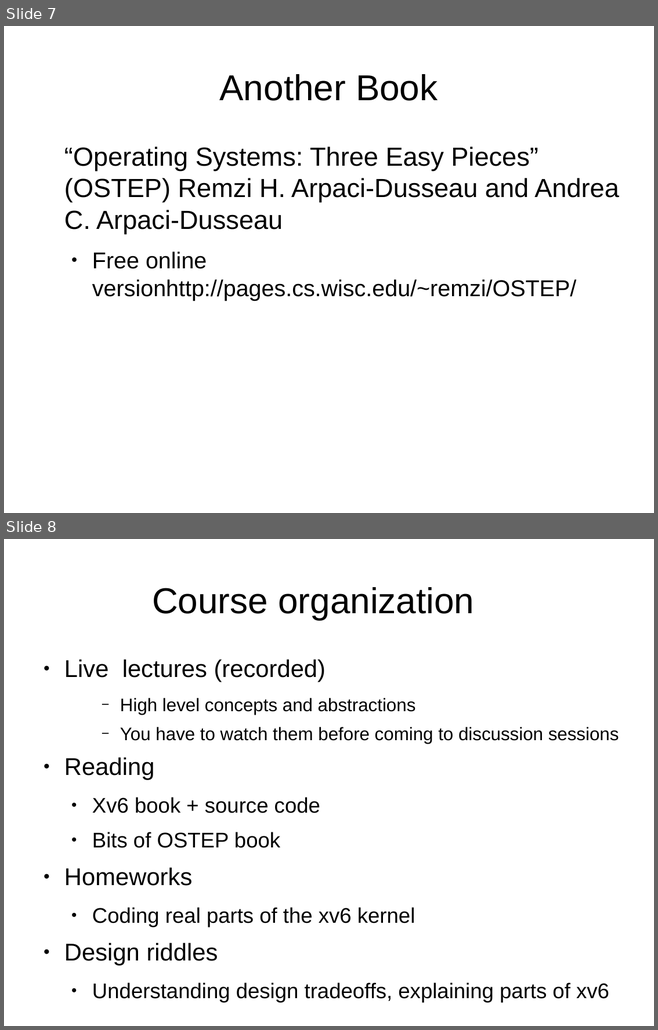
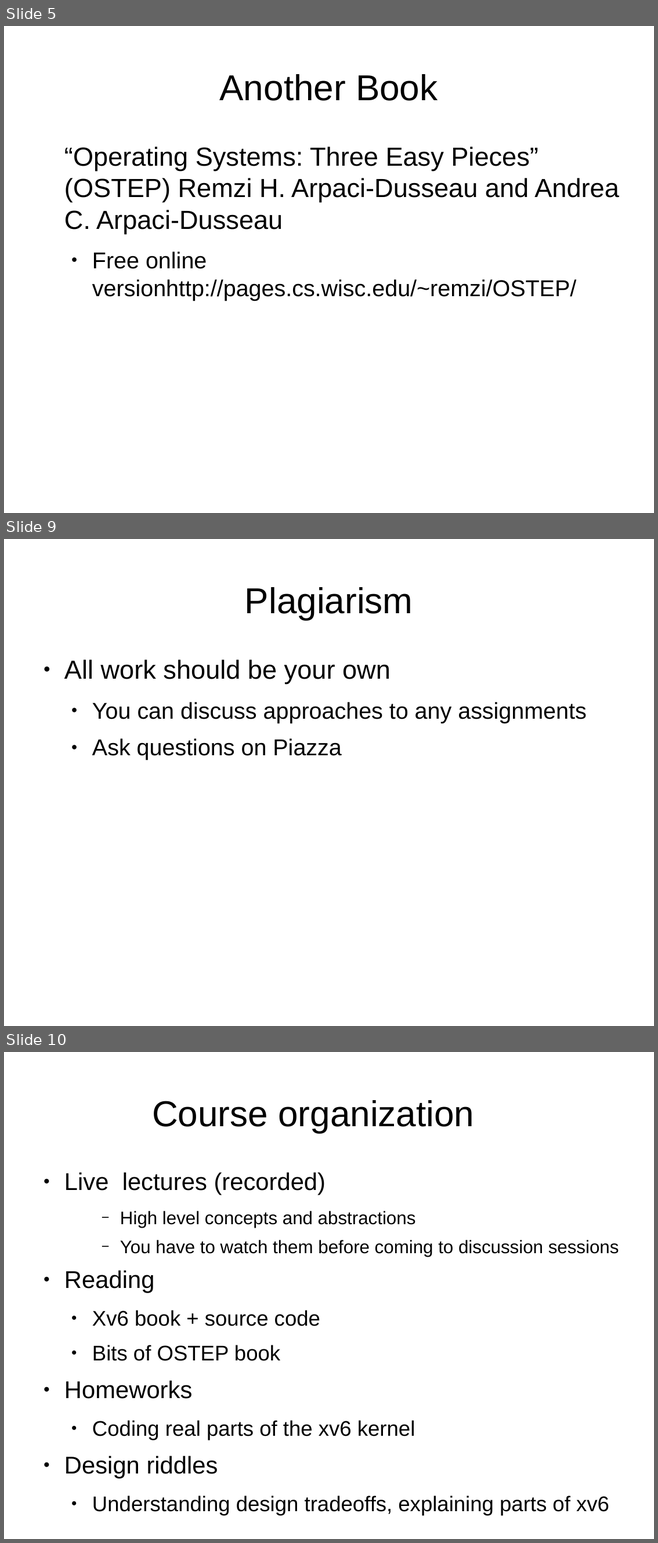
Before and after one commit to antonburtsev/cs5460, a slide deck: lectures/lecture00-logistics/lecture00-logistics.odp. Shown one above the other, each under a label of ours: slides 7 and 8 before the commit, slides 5, 9 and 10 after it; the slides between them are not shown. The pictures are 658x1030 and 658x1543 pixels, drawn with LibreOffice and Linux fonts; fonts in the diff are those of the drawing. Boxes give left, top, right and bottom in pixels: in the first picture for what was removed or moved away, otherwise in the second. Text is boxed around its words. In the diff, an @@ line names an element or a change of style, - is before the commit and + after.

```diff
--- a/lectures/lecture00-logistics/lecture00-logistics.odp
+++ b/lectures/lecture00-logistics/lecture00-logistics.odp
@@ slide 9 added at bbox=[4, 539, 654, 1026], background #FFFFFF @@
@@ title added at bbox=[245, 587, 413, 620], 44 pt, text #000000 @@
+Plagiarism
@@ text added at bbox=[64, 660, 586, 760], 28 pt, text #000000 @@
+● All work should be your own
+  ● You can discuss approaches to any assignments
+  ● Ask questions on Piazza
@@ what was slide 7 is now slide 5 @@
@@ what was slide 8 is now slide 10 @@
```
Also in this commit, not shown: 4 slides changed, 1 other slide added, 1 slide removed, 5 other files.
